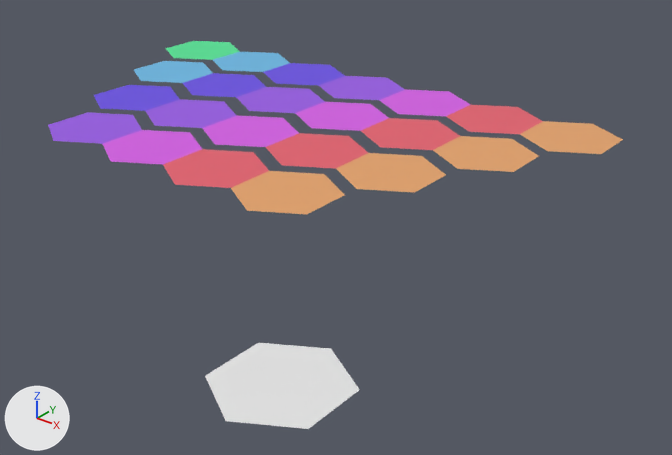
Before and after pictures for a commit that changed the Blender file lindenscript/wood-for-sheep/multihex.blend.
Camera for both pictures: a camera (50 mm lens) standing at (12.42, -16.46, 6.42) and looking at (1.46, -2.76, -2.07). Every picture has the same lights, and +X, +Y and +Z are marked at lower left.

The scene before the commit, as lines of its bpy script (objects in view):
```python
ob_hex = bpy.data.objects.new('hex', me_cylinder_004)
ob_hex.location = (5.77, -9.25, 0.0)
ob_hex.scale = (-1.0, 1.0, 1.0)
ob_row4 = bpy.data.objects.new('row4', me_cylinder_009)
ob_row4.location = (0.0, -5.52, 0.0)
ob_row5 = bpy.data.objects.new('row5', me_cylinder_007)
ob_row5.location = (0.0, -3.69, 0.0)
ob_row6 = bpy.data.objects.new('row6', me_cylinder_005)
ob_row6.location = (0.0, -1.82, 0.0)
ob_row7 = bpy.data.objects.new('row7', me_cylinder_001)
ob_row7.location = (0.0, 0.0, 0.0)
```
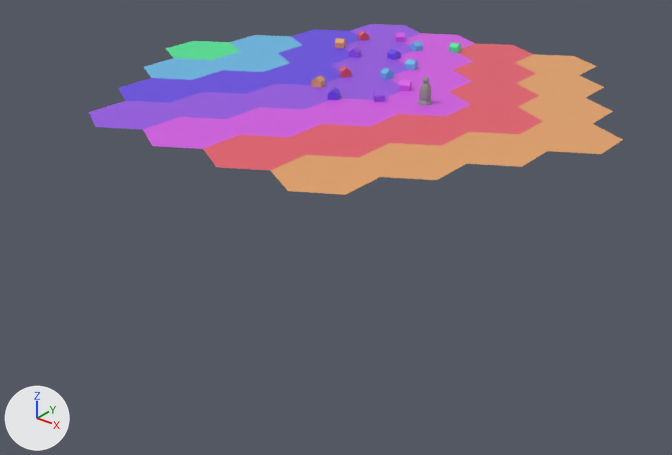
Commit message: Join towns, model thief

Where the change shows, as pixel boxes [x1, y1, x2, y2] in the pictures (672 x 455 px):
'row4', moved: before [48, 112, 344, 214]; after [89, 101, 380, 195]
'row5', moved: before [94, 85, 446, 193]; after [118, 78, 466, 180]
'row6', moved: before [134, 61, 539, 172]; after [144, 58, 547, 167]
'hex', deleted: before [205, 343, 360, 429]
'row6.001', added: after [230, 35, 613, 124]
'row5.001', added: after [291, 29, 604, 98]
'row4.001', added: after [350, 24, 597, 75]
'town.007', added: after [335, 30, 462, 70]
'town.049', added (purple): after [311, 66, 412, 102]
'thief', added: after [418, 76, 432, 106]

Edits to the bpy script that builds the scene:
```text
Remove ob_hex:
    ob_hex = bpy.data.objects.new('hex', me_cylinder_004)
Change ob_row6:
    ob_row6.location: (0.0, -1.82, 0.0) -> (0.0, -1.5, 0.0)
Change ob_row5:
    ob_row5.location: (0.0, -3.69, 0.0) -> (0.0, -3.0, 0.0)
Change ob_row4:
    ob_row4.location: (0.0, -5.52, 0.0) -> (0.0, -4.5, 0.0)
Add ob_town_049:
    ob_town_049 = bpy.data.objects.new('town.049', me_cube_059)  # 60 vertices, 42 faces; spans x -8.0..10.2, y -17.7..1.0, z 0.0..2.3; in mat_material_046 (red #e75f6d), mat_material_047 (orange #e7a46a), mat_material_048 (pink #d75ae7), mat_material_049 (purple #9956e7), mat_material_050 (blue #6848e7), mat_material_051 (blue #69bae7)
    ob_town_049.location = (-0.87, 0.5, 0.0)
    ob_town_049.rotation_euler = (0.0, 0.0, 0.915)  # degrees (0, 0, 52)
    ob_town_049.scale = (0.12, 0.12, 0.095)
Add ob_town_007:
    ob_town_007 = bpy.data.objects.new('town.007', me_cube_017)  # 80 vertices, 56 faces; spans x -1.0..20.4, y -4.1..21.7, z 0.0..2.3; in mat_material_008 (blue #69bae7), mat_material_002 (red #e75f6d), mat_material_001 (orange #e7a46a), mat_material_003 (pink #d75ae7), mat_material_004 (purple #9956e7), mat_material_005 (blue #6848e7), mat_material_006 (blue #69bae7), mat_material_007 (green #4fe797)
    ob_town_007.location = (0.0, 2.0, 0.0)
    ob_town_007.rotation_euler = (0.0, 0.0, 1.753)  # degrees (0, 0, 100)
    ob_town_007.scale = (0.12, 0.12, 0.095)
Add ob_row6_001:
    ob_row6_001 = bpy.data.objects.new('row6.001', me_cylinder_008)  # 26 vertices, 6 faces; spans x -5.2..5.2, y -1.0..1.0, z 0.0; in mat_material_036 (orange #e7a46a), mat_material_035 (red #e75f6d), mat_material_034 (pink #d75ae7), mat_material_033 (purple #9956e7), mat_material_032 (blue #6848e7), mat_material_031 (blue #69bae7)
    ob_row6_001.location = (0.0, 1.5, 0.0)
Add ob_row5_001:
    ob_row5_001 = bpy.data.objects.new('row5.001', me_cylinder_002)  # 22 vertices, 5 faces; spans x -4.33..4.33, y -1.0..1.0, z 0.0; in mat_material_018 (orange #e7a46a), mat_material_017 (red #e75f6d), mat_material_016 (pink #d75ae7), mat_material_015 (purple #9956e7), mat_material_014 (blue #6848e7)
    ob_row5_001.location = (0.0, 3.0, 0.0)
Add ob_row4_001:
    ob_row4_001 = bpy.data.objects.new('row4.001', me_cylinder_003)  # 18 vertices, 4 faces; spans x -3.46..3.46, y -1.0..1.0, z 0.0; in mat_material_022 (orange #e7a46a), mat_material_021 (red #e75f6d), mat_material_020 (pink #d75ae7), mat_material_019 (purple #9956e7)
    ob_row4_001.location = (0.0, 4.5, 0.0)
Add ob_thief:
    ob_thief = bpy.data.objects.new('thief', me_beziercurve)  # 224 vertices, 216 faces; spans x -0.106..0.106, y -0.106..0.106, z 0.0..0.4; in mat_material_009 (grey #979797)
    ob_thief.location = (1.77, -0.05, 0.0)
    ob_thief.scale = (1.5, 1.5, 1.5)
```
